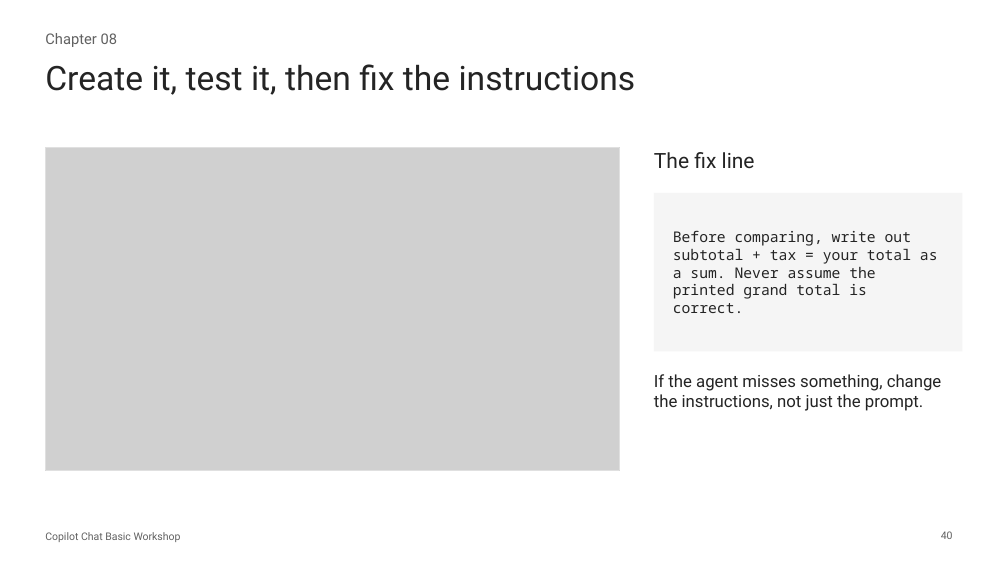
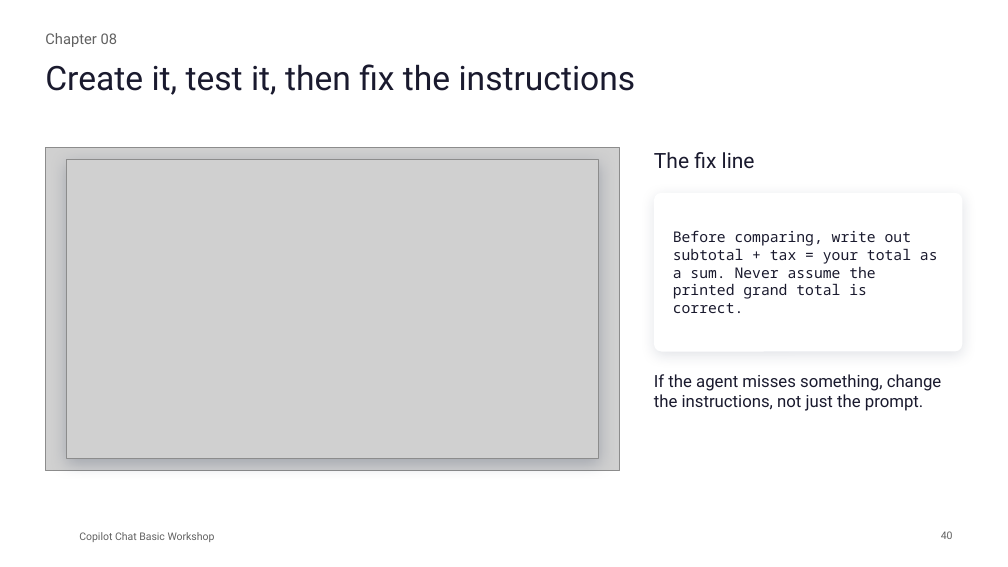
Before and after one commit to Asraf-JS/Copilot-Chat-Basic-Workshop, a slide deck: slide 40 of Copilot-Chat-Basic-Workshop-Deck.pptx. Drawn at 1008x567 pixels with LibreOffice and Linux fonts; fonts in the diff are those of the drawing; grey boxes stand for pictures; background and template pictures are left out. Boxes give left, top, right and bottom in pixels: in the first picture for what was removed or moved away, otherwise in the second. Text is boxed around its words. In the diff, an @@ line names an element or a change of style, - is before the commit and + after.

```diff
--- a/Copilot-Chat-Basic-Workshop-Deck.pptx
+++ b/Copilot-Chat-Basic-Workshop-Deck.pptx
@@ rectangle: place and size @@
-rectangle at (45,147,620,471)
+rectangle at (67,160,599,459)
@@ rectangle at (67,160,599,459): fill none to #FFFFFF; outline #E0E0E0 1 pt to #E0E0E0 0.75 pt; shadow on @@
@@ picture added at (67,160,599,459) @@
@@ rectangle removed at (654,193,963,352) @@
@@ rounded rectangle added at (654,193,963,352), fill #FFFFFF @@
@@ text "Before comparing, write out subtotal ..." at (673,230,938,313): text colour #242424 to #1A1A2E @@
@@ text "Copilot Chat Basic Workshop": place and size @@
-text "Copilot Chat Basic Workshop" at (45,532,181,542)
+text "Copilot Chat Basic Workshop" at (79,532,215,542)
```
Also in this commit, not shown: 49 other slides changed, 10 other files.
